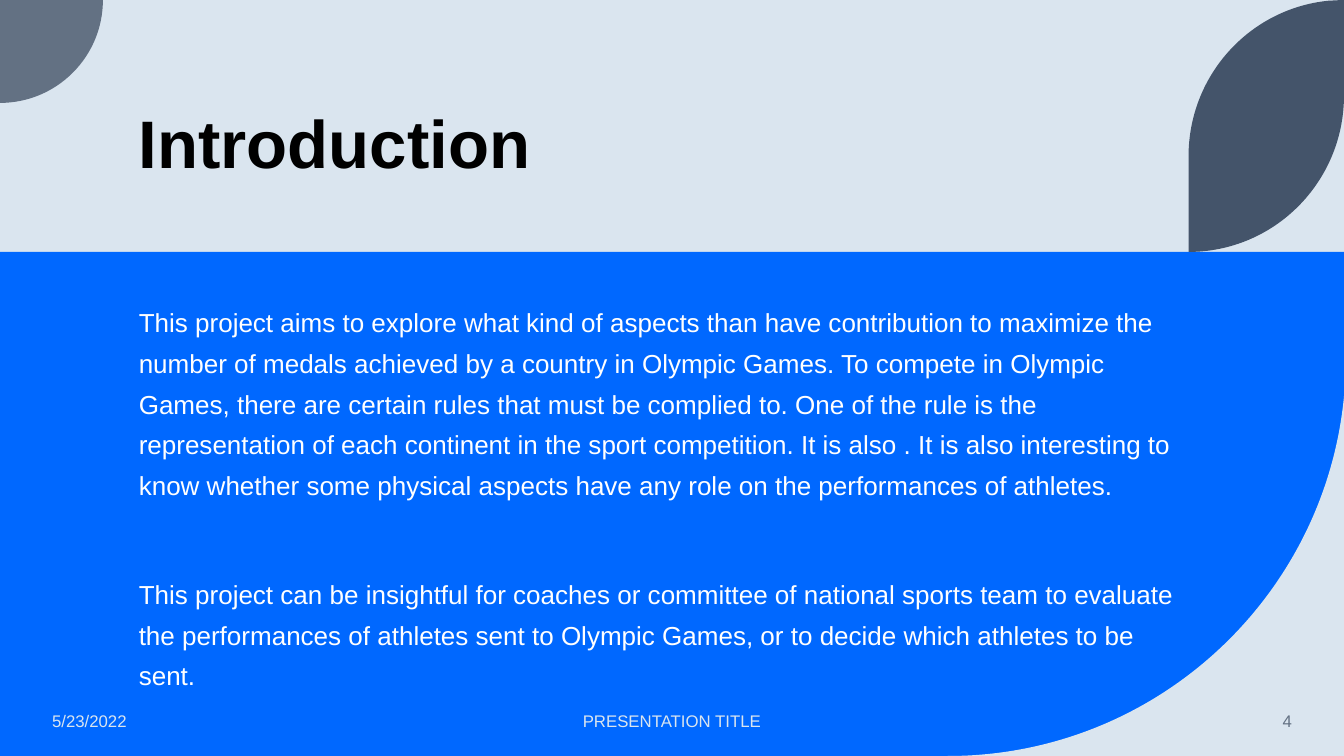
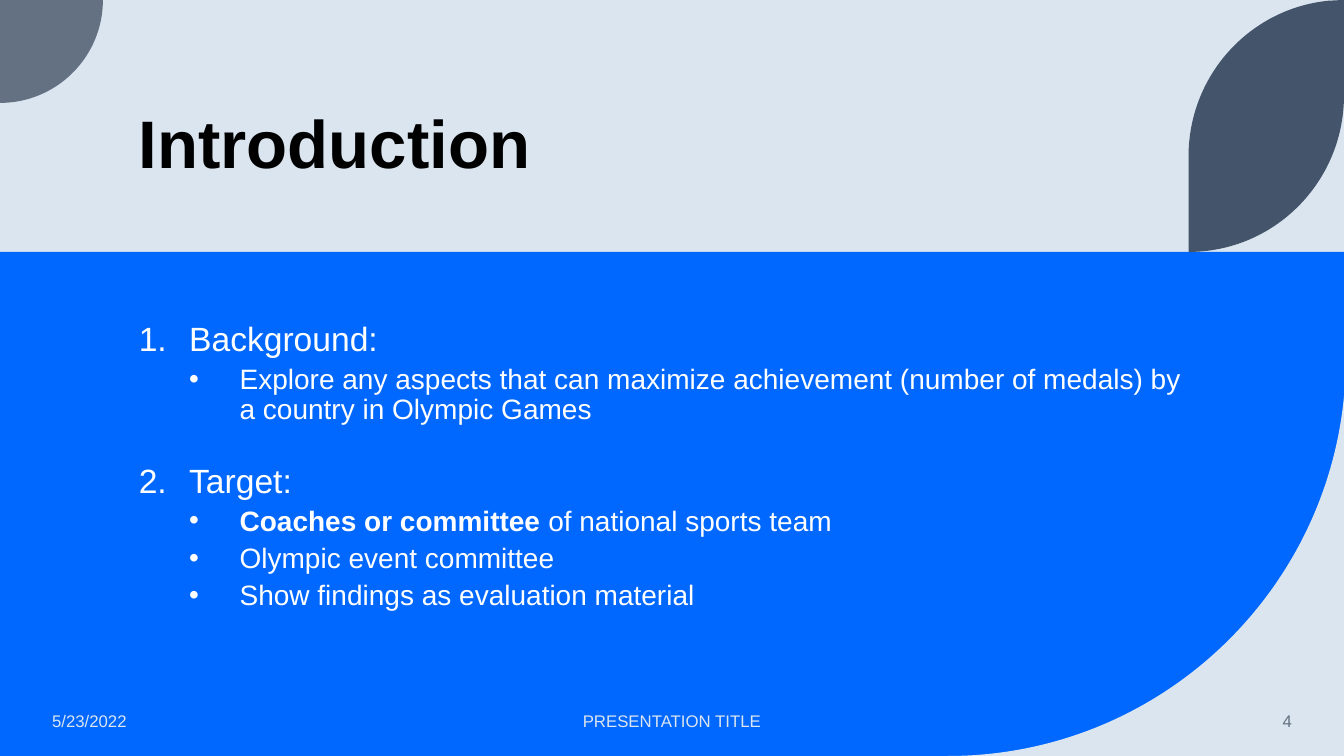
Before and after one commit to intandeay/SQLforDS, a slide deck: slide 4 of Week4 Assignment.pptx. Drawn at 1344x756 pixels with LibreOffice and Linux fonts; fonts in the diff are those of the drawing. Boxes give left, top, right and bottom in pixels: in the first picture for what was removed or moved away, otherwise in the second. Text is boxed around its words. In the diff, an @@ line names an element or a change of style, - is before the commit and + after.

```diff
--- a/Week4 Assignment.pptx
+++ b/Week4 Assignment.pptx
@@ text at bbox=[189, 326, 1181, 610]: text changed; size 18.6 to 20 pt @@
-This project aims to explore what kind of aspects than have contribution to maximize the number of medals achieved by a country in Olympic Games. To compete in Olympic Games, there are certain rules that must be complied to. One of the rule is the representation of each continent in the sport competition. It is also . It is also interesting to know whether some physical aspects have any role on the performances of athletes.
-This project can be insightful for coaches or committee of national sports team to evaluate the performances of athletes sent to Olympic Games, or to decide which athletes to be sent.
+1. Background:
+  • Explore any aspects that can maximize achievement (number of medals) by a country in Olympic Games
+2. Target:
+  • Coaches or committee of national sports team
+  • Olympic event committee
+  • Show findings as evaluation material
```
Also in this commit, not shown: 1 other slide changed.
